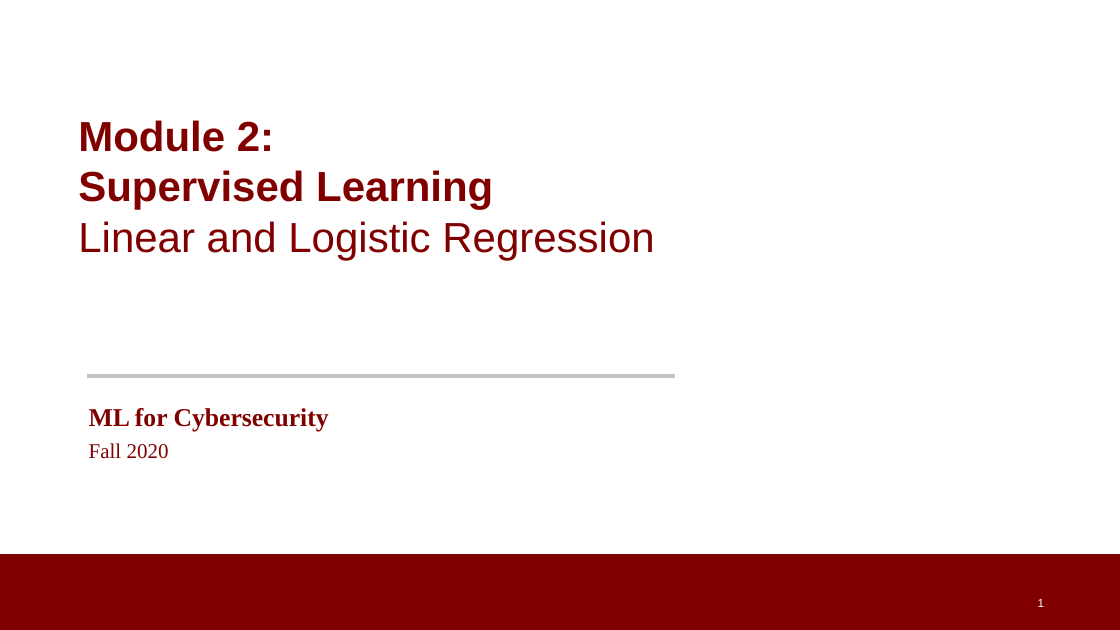
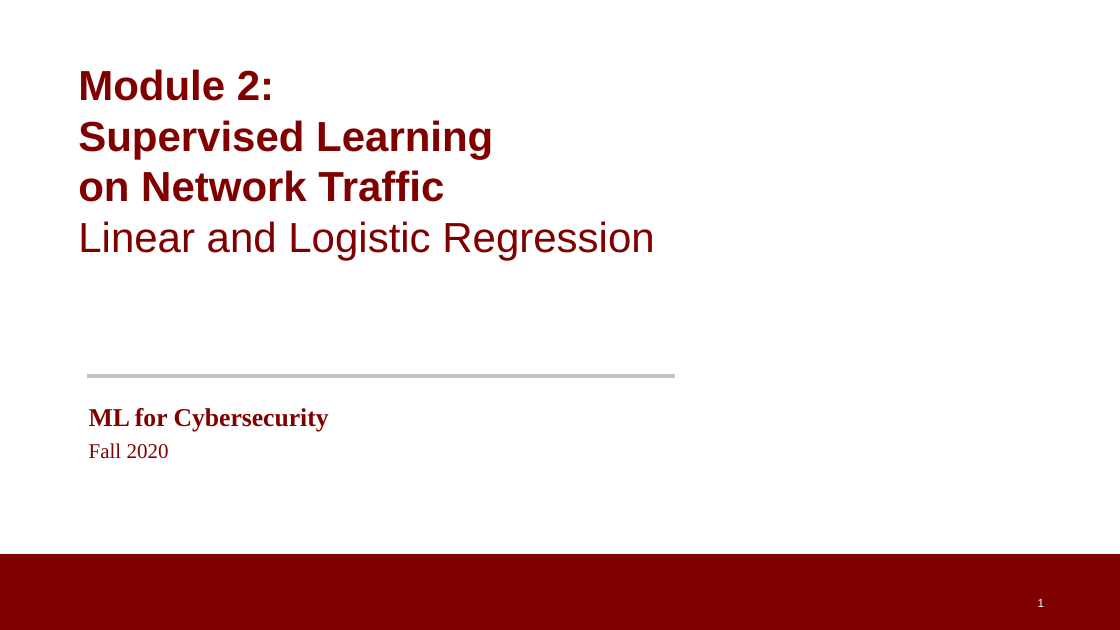
Before and after one commit to noise-lab/ML-Cybersecurity, a slide deck: slide 1 of module-2/ppt/2.4-Supervised Learning.pptx. Drawn at 1120x630 pixels with LibreOffice and Linux fonts; fonts in the diff are those of the drawing; background and template pictures are left out. Boxes give left, top, right and bottom in pixels: in the first picture for what was removed or moved away, otherwise in the second. Text is boxed around its words. In the diff, an @@ line names an element or a change of style, - is before the commit and + after.

Commit message:
slides for module 2 (draft)

```diff
--- a/module-2/ppt/2.4-Supervised Learning.pptx
+++ b/module-2/ppt/2.4-Supervised Learning.pptx
@@ text at (78,69,493,202): text changed @@
-Module 2:
-Supervised Learning
+Module 2:
+Supervised Learning
+on Network Traffic
```
Also in this commit, not shown: 1 other slide changed, 1 other file.
